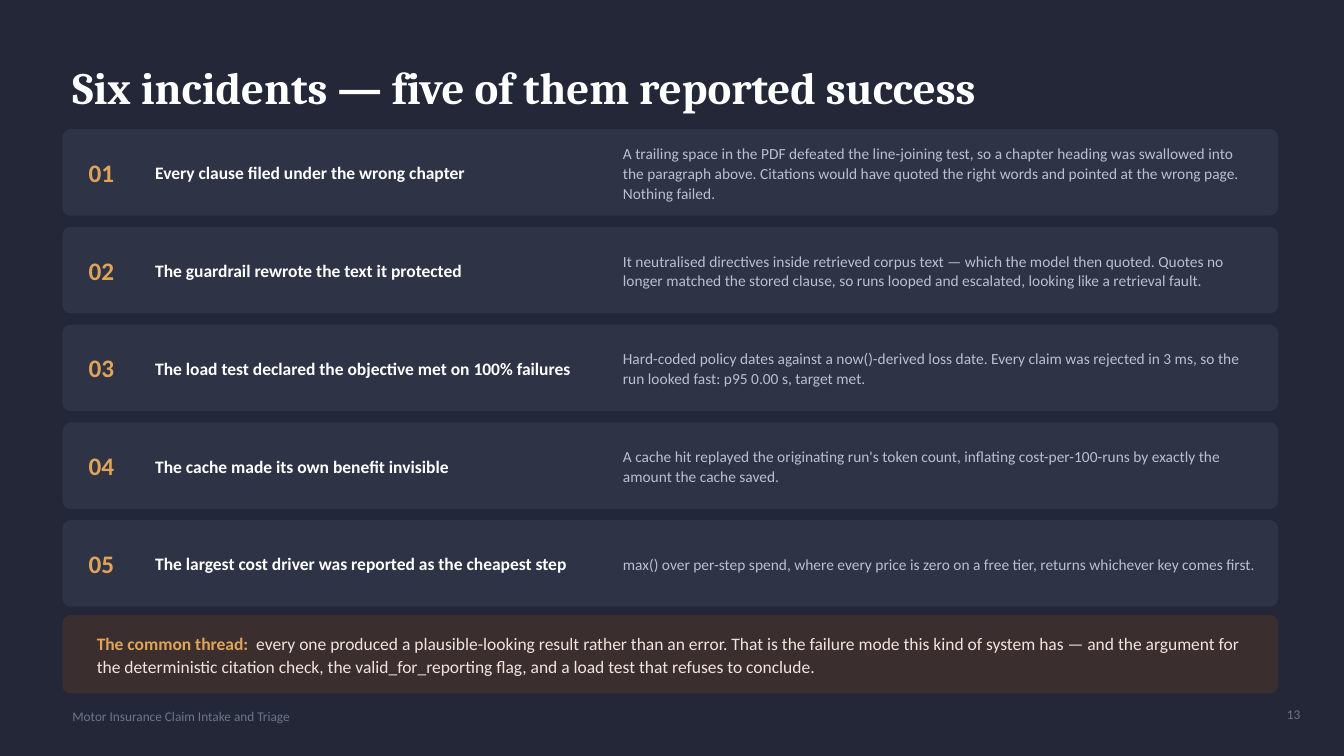
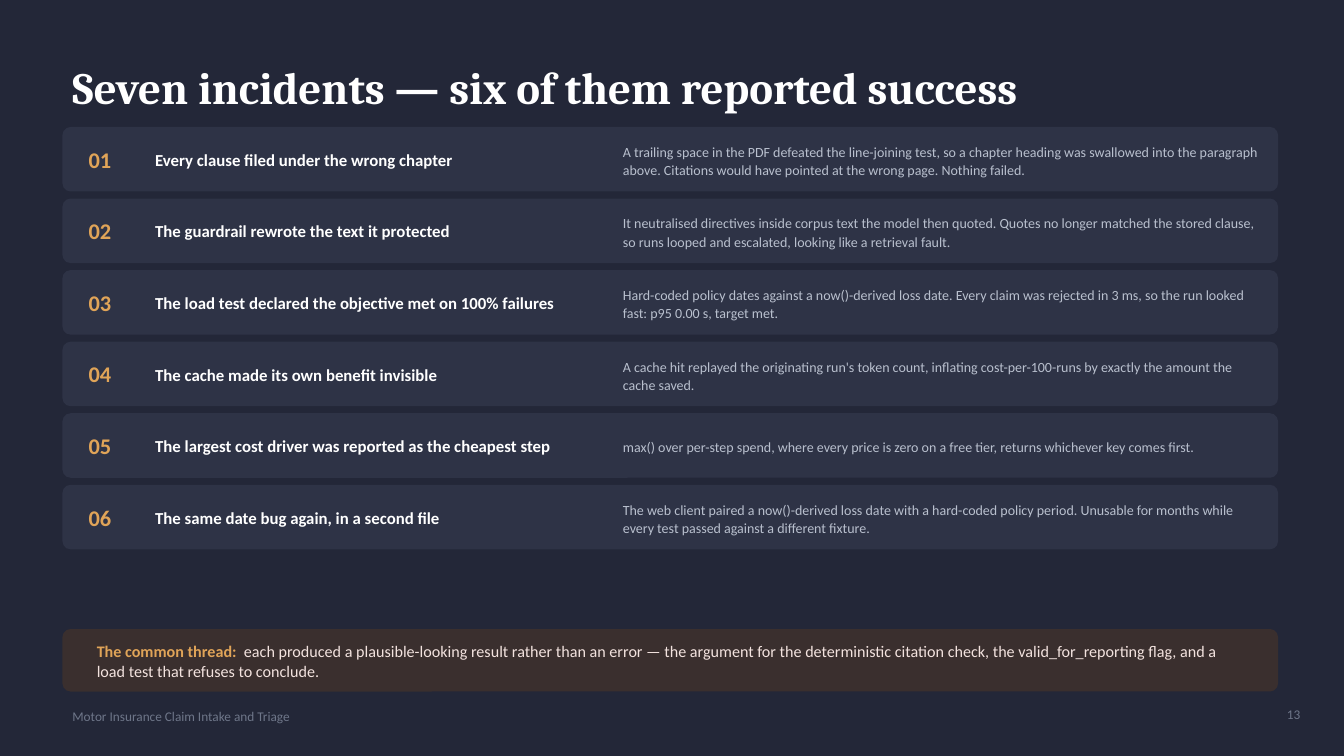
Before and after one commit to hemanthloq/motor-insurance-claim-triage, a slide deck: slide 13 of docs/presentation/claim-triage-deck.pptx. Drawn at 1344x756 pixels with LibreOffice and Linux fonts; fonts in the diff are those of the drawing. Boxes give left, top, right and bottom in pixels: in the first picture for what was removed or moved away, otherwise in the second. Text is boxed around its words. In the diff, an @@ line names an element or a change of style, - is before the commit and + after.

```diff
--- a/docs/presentation/claim-triage-deck.pptx
+++ b/docs/presentation/claim-triage-deck.pptx
@@ title at [72,72,1018,114]: text changed @@
-Six incidents — five of them reported success
+Seven incidents — six of them reported success
@@ rounded rectangle: place and size @@
-rounded rectangle at [63,129,1278,216]
+rounded rectangle at [63,127,1278,192]
@@ text at [623,147,1258,178]: text changed; size 11 to 10 pt @@
-A trailing space in the PDF defeated the line-joining test, so a chapter heading was swallowed into the paragraph above. Citations would have quoted the right words and pointed at the wrong page. Nothing failed.
+A trailing space in the PDF defeated the line-joining test, so a chapter heading was swallowed into the paragraph above. Citations would have pointed at the wrong page. Nothing failed.
@@ rounded rectangle: place and size @@
-rounded rectangle at [63,227,1278,314]
+rounded rectangle at [63,199,1278,263]
@@ text "02": place and size @@
-text "02" at [89,263,115,280]
+text "02" at [89,224,112,239]
@@ text "The guardrail rewrote the text ...": place and size @@
-text "The guardrail rewrote the text ..." at [155,264,462,280]
+text "The guardrail rewrote the text ..." at [155,225,450,240]
@@ text at [623,218,1254,250]: text changed; size 11 to 10 pt @@
-It neutralised directives inside retrieved corpus text — which the model then quoted. Quotes no longer matched the stored clause, so runs looped and escalated, looking like a retrieval fault.
+It neutralised directives inside corpus text the model then quoted. Quotes no longer matched the stored clause, so runs looped and escalated, looking like a retrieval fault.
@@ rounded rectangle: place and size @@
-rounded rectangle at [63,325,1278,411]
+rounded rectangle at [63,270,1278,335]
@@ text "03": place and size @@
-text "03" at [89,360,115,377]
+text "03" at [89,296,112,311]
@@ text "The load test declared the ...": place and size @@
-text "The load test declared the ..." at [155,362,571,378]
+text "The load test declared the ..." at [155,297,553,312]
@@ text "Hard-coded policy dates against a ...": place and size @@
-text "Hard-coded policy dates against a ..." at [623,353,1239,387]
+text "Hard-coded policy dates against a ..." at [623,290,1244,321]
@@ rounded rectangle: place and size @@
-rounded rectangle at [63,422,1278,509]
+rounded rectangle at [63,342,1278,406]
@@ text "04": place and size @@
-text "04" at [89,458,115,475]
+text "04" at [89,367,112,382]
@@ text "The cache made its own ...": place and size @@
-text "The cache made its own ..." at [155,460,449,473]
+text "The cache made its own ..." at [155,369,437,381]
@@ text "A cache hit replayed the ...": place and size @@
-text "A cache hit replayed the ..." at [623,451,1220,482]
+text "A cache hit replayed the ..." at [623,362,1232,390]
@@ rounded rectangle: place and size @@
-rounded rectangle at [63,520,1278,607]
+rounded rectangle at [63,413,1278,478]
@@ size 18 to 16 pt in 5 elements at [89,153,112,168], [89,224,112,239], [89,296,112,311], [89,367,112,382], [89,439,112,454] @@
@@ text "05": place and size @@
-text "05" at [89,556,115,573]
+text "05" at [89,439,112,454]
@@ size 11 to 10 pt in 3 elements at [623,290,1244,321], [623,362,1232,390], [623,442,1194,454] @@
@@ text "max() over per-step spend, where ...": place and size @@
-text "max() over per-step spend, where ..." at [623,559,1254,573]
+text "max() over per-step spend, where ..." at [623,442,1194,454]
@@ size 12.5 to 12 pt in 5 elements at [155,154,452,169], [155,225,450,240], [155,297,553,312], [155,369,437,381], [155,440,551,455] @@
@@ text "The largest cost driver was ...": place and size @@
-text "The largest cost driver was ..." at [155,557,567,573]
+text "The largest cost driver was ..." at [155,440,551,455]
@@ rounded rectangle added at [63,485,1278,549], fill #2E3346 @@
@@ text added at [623,505,1234,536], 10 pt, text #B9C0CE @@
+The web client paired a now()-derived loss date with a hard-coded policy period. Unusable for months while every test passed against a different fixture.
@@ text added at [89,510,112,526], 16 pt, text #E0A458, bold @@
+06
@@ text added at [155,512,440,527], 12 pt, text #FFFFFF, bold @@
+The same date bug again, in a second file
@@ proportions changed in 6 elements at [63,127,1278,192], [63,199,1278,263], [63,270,1278,335], [63,342,1278,406], [63,413,1278,478], [63,629,1278,692] @@
@@ rounded rectangle: place and size @@
-rounded rectangle at [63,615,1278,694]
+rounded rectangle at [63,629,1278,692]
@@ text at [97,645,1216,677]: text changed; size 12.5 to 11.5 pt @@
-The common thread: every one produced a plausible-looking result rather than an error. That is the failure mode this kind of system has — and the argument for the deterministic citation check, the valid_for_reporting flag, and a load test that refuses to conclude.
+The common thread: each produced a plausible-looking result rather than an error — the argument for the deterministic citation check, the valid_for_reporting flag, and a load test that refuses to conclude.
```
Also in this commit, not shown: 6 other files.
